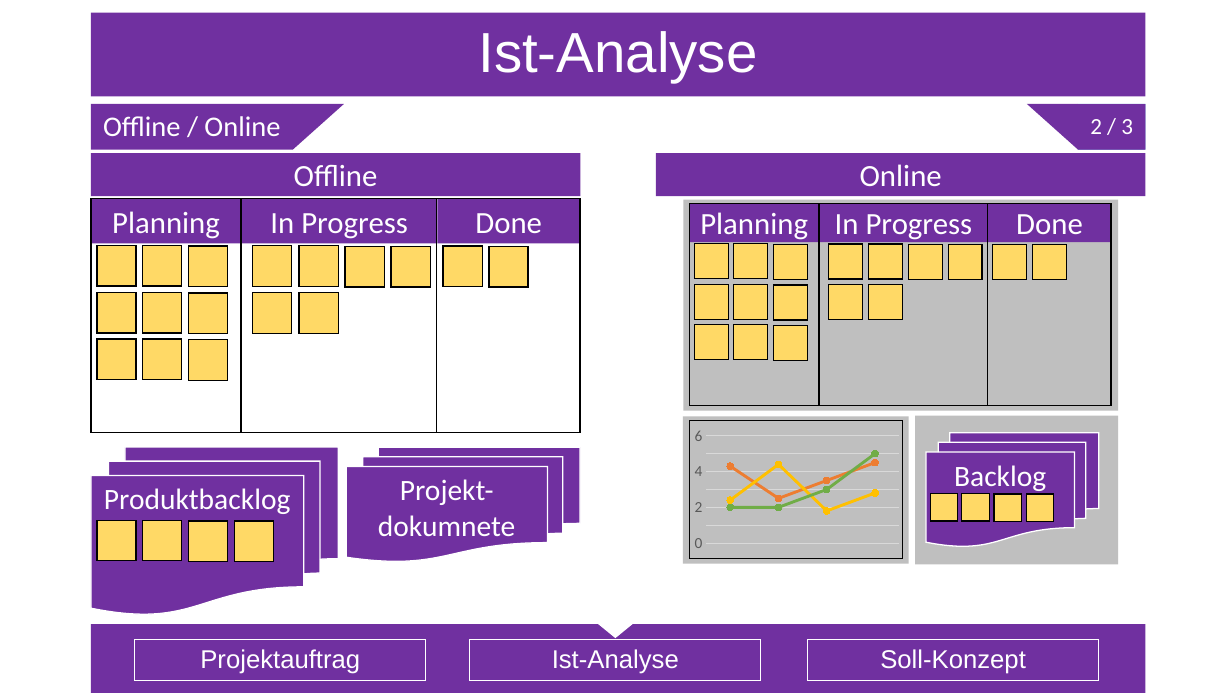
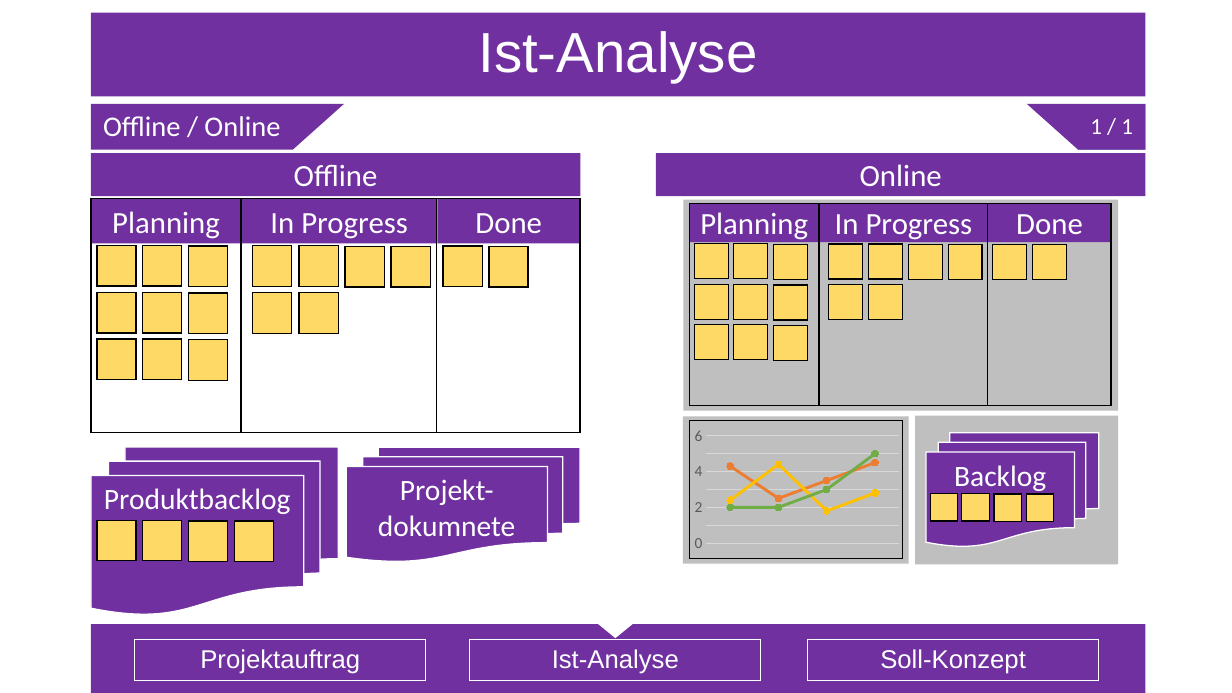
Before and after one commit to Sl0thking/mp_anwen_scrumiverse, a slide deck: slide 6 of Projektpräsentation/Projektpräsentation.pptx. Drawn at 1232x693 pixels with LibreOffice and Linux fonts; fonts in the diff are those of the drawing. Boxes give left, top, right and bottom in pixels: in the first picture for what was removed or moved away, otherwise in the second. Text is boxed around its words. In the diff, an @@ line names an element or a change of style, - is before the commit and + after.

```diff
--- a/Projektpräsentation/Projektpräsentation.pptx
+++ b/Projektpräsentation/Projektpräsentation.pptx
@@ text at (x1=1090, y1=119, x2=1133, y2=134): text changed @@
-2 / 3
+1 / 1
```
Also in this commit, not shown: 7 other slides changed.
